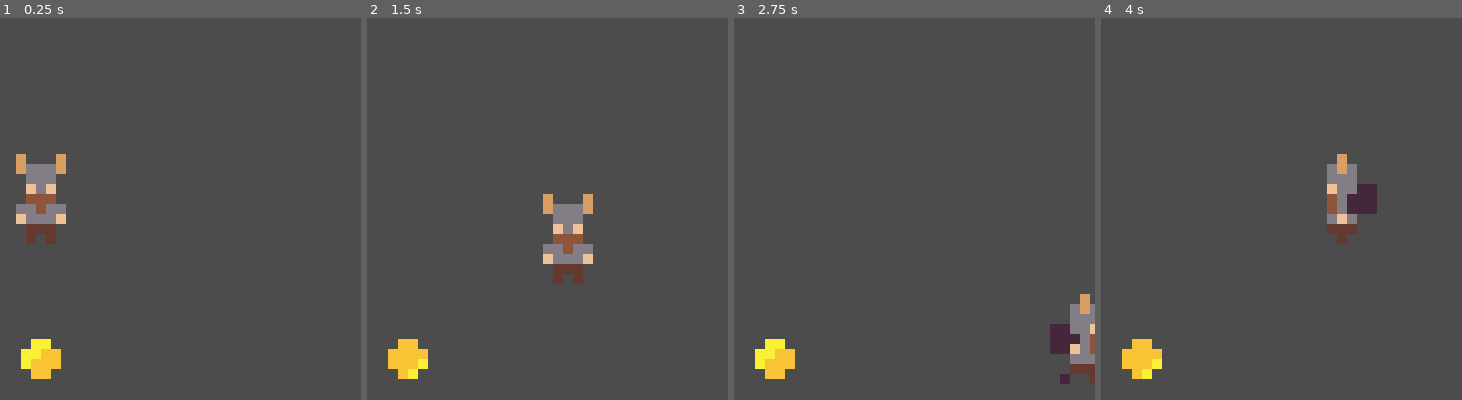
Above: before the commit, frames 1-4 (left to right).
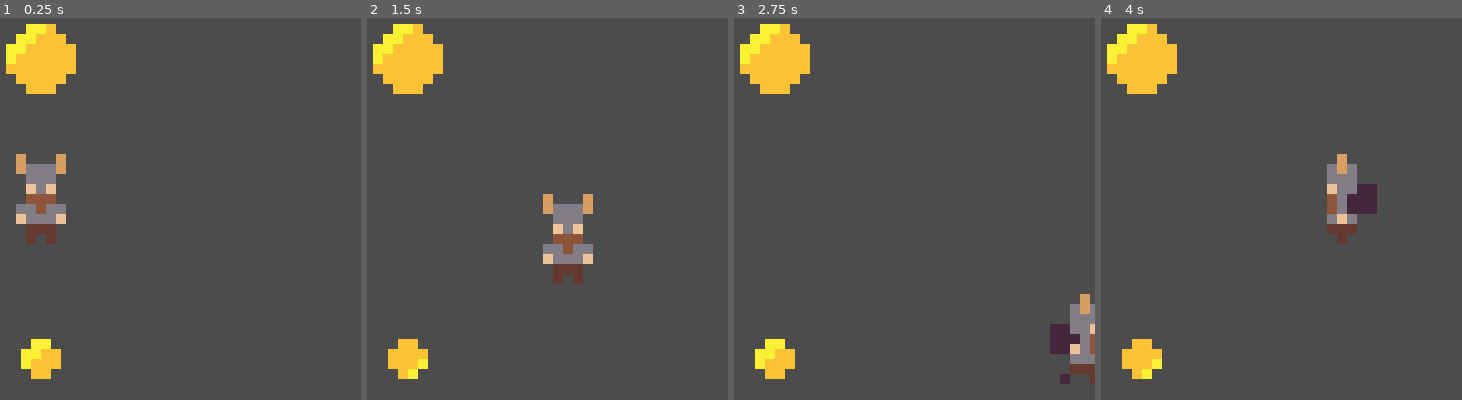
Above: after the commit, the same moments.

Repository: mattdibi/pac-viking
Game: Godot game, scene res://Main.tscn
The game is run twice, just before and just after one commit, with the same random seed, the same clock (stepped at 60 frames per second) and the same inputs.
Inputs:
- Up to frame 1 (0.25 s): no input
- Up to frame 2 (1.5 s): hold Right (ui_right) 0.53-1.28 s; hold Down (ui_down) from 1.28 s (still down)
- Up to frame 3 (2.75 s): release Down (ui_down) at 2.03 s; hold Right (ui_right) from 2.03 s (still down)
- Up to frame 4 (4 s): release Right (ui_right) at 2.78 s; hold Up (ui_up) 2.78-3.53 s; hold Left (ui_left) from 3.53 s (still down)

The runs differ from the first frame. In frame 1, 2.7% of the frame differs, in the area x 1-22%, y 1-20%; in frame 2, 2.7%; in frame 3, 2.7%; in frame 4, 2.7%.

Commit message:
Added power up coin node

Diff:
--- a/Main.gd
+++ b/Main.gd
@@ -8,6 +8,7 @@
 func _ready():
 	$Player.start($PlayerStartPosition.position)
 	$Coin.start($CoinStartPosition.position)
+	$PowerCoin.start($PowerCoinStartPosition.position)
 
 # Called every frame. 'delta' is the elapsed time since the previous frame.
 #func _process(delta):
--- a/Main.tscn
+++ b/Main.tscn
@@ -1,8 +1,9 @@
-[gd_scene load_steps=4 format=2]
+[gd_scene load_steps=5 format=2]
 
 [ext_resource path="res://Player.tscn" type="PackedScene" id=1]
 [ext_resource path="res://Main.gd" type="Script" id=2]
 [ext_resource path="res://Coin.tscn" type="PackedScene" id=3]
+[ext_resource path="res://PowerCoin.tscn" type="PackedScene" id=4]
 
 [node name="Main" type="Node"]
 script = ExtResource( 2 )
@@ -15,6 +16,11 @@
 [node name="CoinStartPosition" type="Position2D" parent="."]
 position = Vector2( 320, 400 )
 
+[node name="PowerCoinStartPosition" type="Position2D" parent="."]
+position = Vector2( 320, 100 )
+
 [node name="Coin" parent="." instance=ExtResource( 3 )]
 
+[node name="PowerCoin" parent="." instance=ExtResource( 4 )]
+
 [connection signal="area_entered" from="Coin" to="Coin" method="_on_Coin_area_entered"]
--- /dev/null
+++ b/PowerCoin.gd
@@ -0,0 +1,27 @@
+extends Area2D
+
+
+# Declare member variables here. Examples:
+# var a = 2
+# var b = "text"
+
+
+# Called when the node enters the scene tree for the first time.
+func _ready():
+	hide() # Replace with function body.
+
+
+func start(pos):
+	position = pos
+	show()
+	$AnimatedSprite.play()
+
+
+# Called every frame. 'delta' is the elapsed time since the previous frame.
+#func _process(delta):
+#	pass
+
+func _on_PowerCoin_area_entered(area):
+	if (area.has_method("add_coin")):
+		area.add_coin()
+		queue_free()
--- /dev/null
+++ b/PowerCoin.tscn
@@ -0,0 +1,34 @@
+[gd_scene load_steps=10 format=2]
+
+[ext_resource path="res://assets/art/power_coin/PowerUpCoinAnimation1.png" type="Texture" id=1]
+[ext_resource path="res://assets/art/power_coin/PowerUpCoinAnimation2.png" type="Texture" id=2]
+[ext_resource path="res://assets/art/power_coin/PowerUpCoinAnimation3.png" type="Texture" id=3]
+[ext_resource path="res://assets/art/power_coin/PowerUpCoinAnimation4.png" type="Texture" id=4]
+[ext_resource path="res://assets/art/power_coin/PowerUpCoinAnimation5.png" type="Texture" id=5]
+[ext_resource path="res://assets/art/power_coin/PowerUpCoinAnimation6.png" type="Texture" id=6]
+[ext_resource path="res://PowerCoin.gd" type="Script" id=7]
+
+[sub_resource type="SpriteFrames" id=1]
+animations = [ {
+"frames": [ ExtResource( 1 ), ExtResource( 2 ), ExtResource( 3 ), ExtResource( 4 ), ExtResource( 5 ), ExtResource( 6 ) ],
+"loop": true,
+"name": "idle",
+"speed": 5.0
+} ]
+
+[sub_resource type="RectangleShape2D" id=2]
+extents = Vector2( 35.1586, 34.8886 )
+
+[node name="PowerCoin" type="Area2D"]
+script = ExtResource( 7 )
+
+[node name="AnimatedSprite" type="AnimatedSprite" parent="."]
+position = Vector2( -5, 5 )
+scale = Vector2( 10, 10 )
+frames = SubResource( 1 )
+animation = "idle"
+
+[node name="CollisionShape2D" type="CollisionShape2D" parent="."]
+shape = SubResource( 2 )
+
+[connection signal="area_entered" from="." to="." method="_on_PowerCoin_area_entered"]
